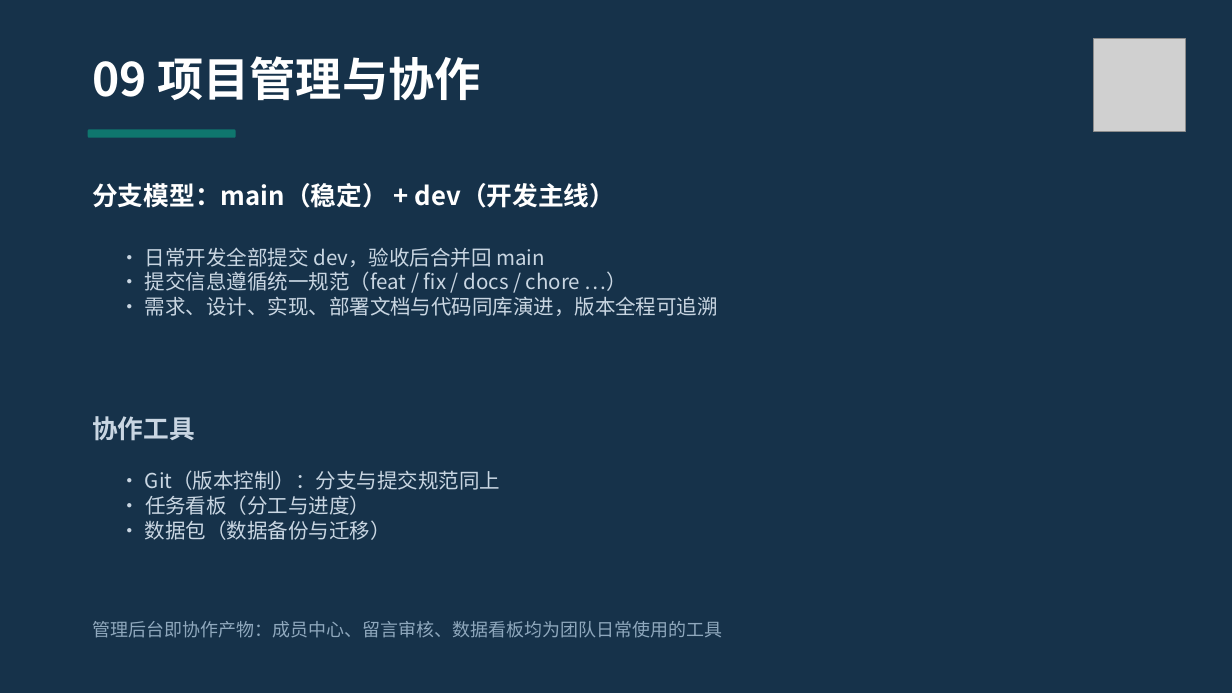
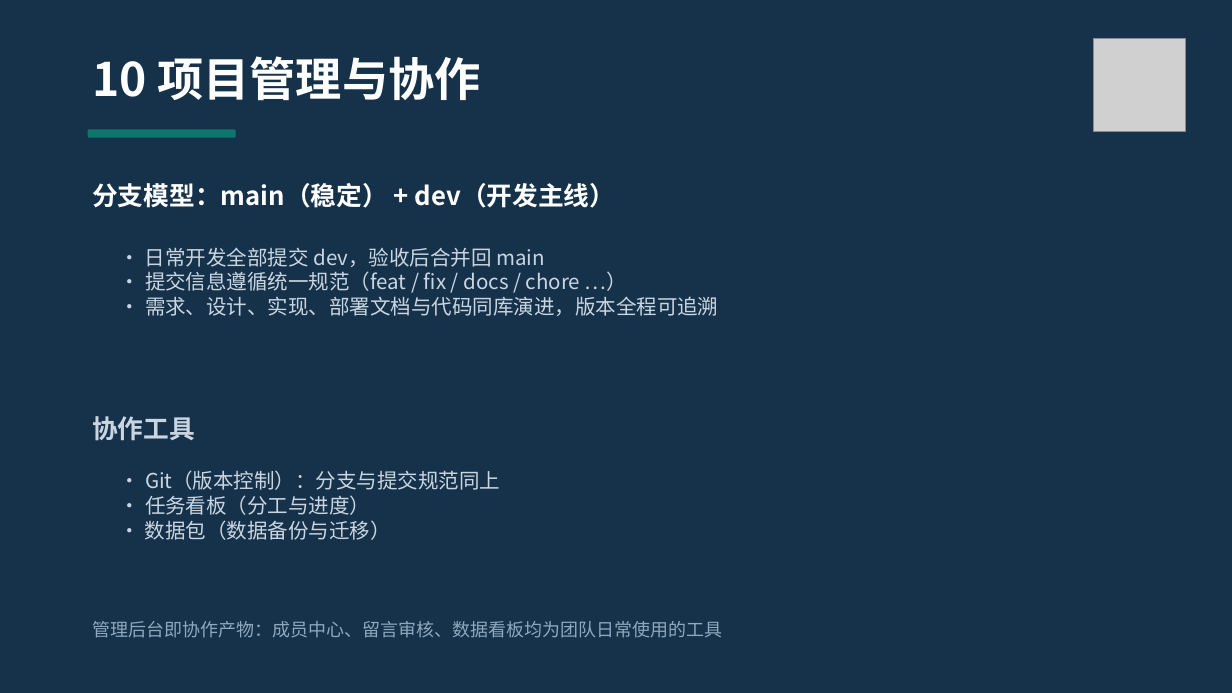
Before and after one commit to mon3trteam/nku2026DBdev, a slide deck: slide 13 of code/data/team/06-项目展示PPT/M立方队_项目展示PPT(2413421_2411672_2412796_2411282).pptx (slide 12 before the commit). Drawn at 1232x693 pixels with LibreOffice and Linux fonts; fonts in the diff are those of the drawing; grey boxes stand for pictures. Boxes give left, top, right and bottom in pixels: in the first picture for what was removed or moved away, otherwise in the second. Text is boxed around its words. In the diff, an @@ line names an element or a change of style, - is before the commit and + after.

```diff
--- a/code/data/team/06-项目展示PPT/M立方队_项目展示PPT(2413421_2411672_2412796_2411282).pptx
+++ b/code/data/team/06-项目展示PPT/M立方队_项目展示PPT(2413421_2411672_2412796_2411282).pptx
@@ text at bbox=[92, 56, 480, 101]: text changed @@
-09 项目管理与协作
+10 项目管理与协作
```
Also in this commit, not shown: 2 other slides changed, 1 slide added, 4 other files.
